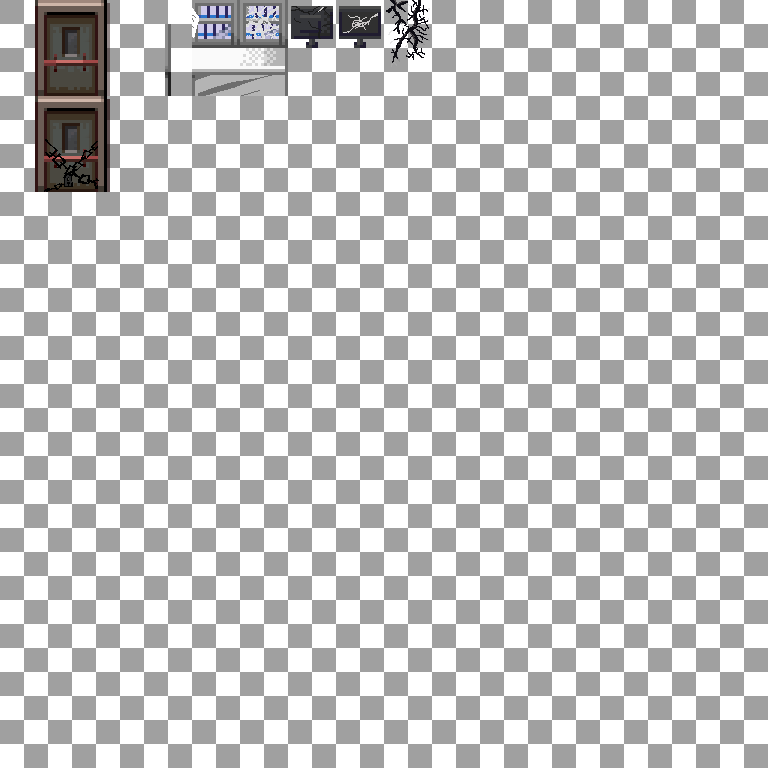
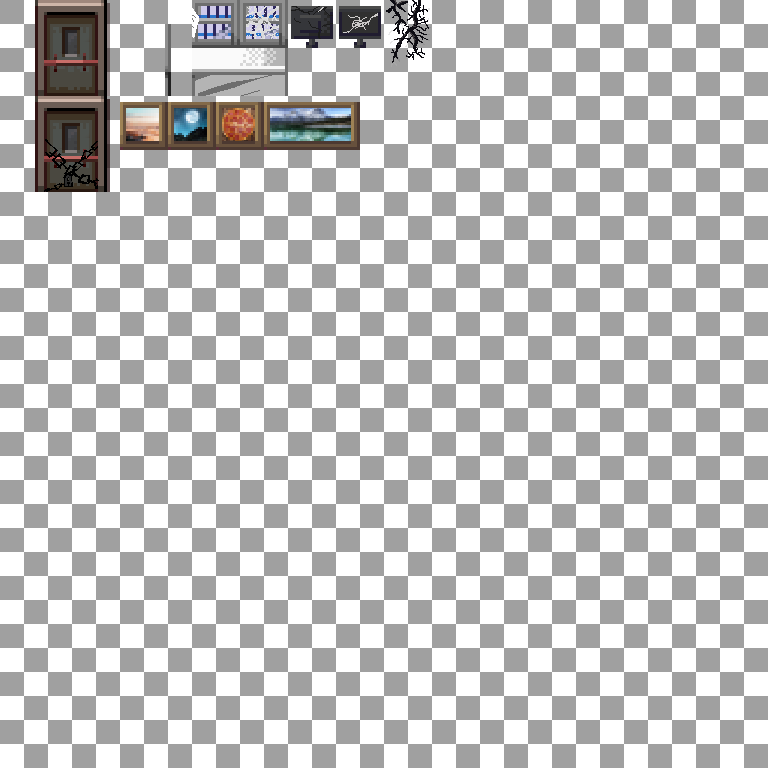
Revision of a layered 768x768 image; what changed, layer by layer:
added group "Painting" with 4 layers above "Door Chained" over [120, 102, 360, 150]
added layer "Layer 6 copy" in group "Painting" over [264, 102, 360, 150]
added layer "Layer 5 copy 2" in group "Painting" over [216, 102, 264, 150]
added layer "Layer 5 copy" in group "Painting" over [168, 102, 216, 150]
added layer "Layer 5" in group "Painting" over [120, 102, 168, 150]
